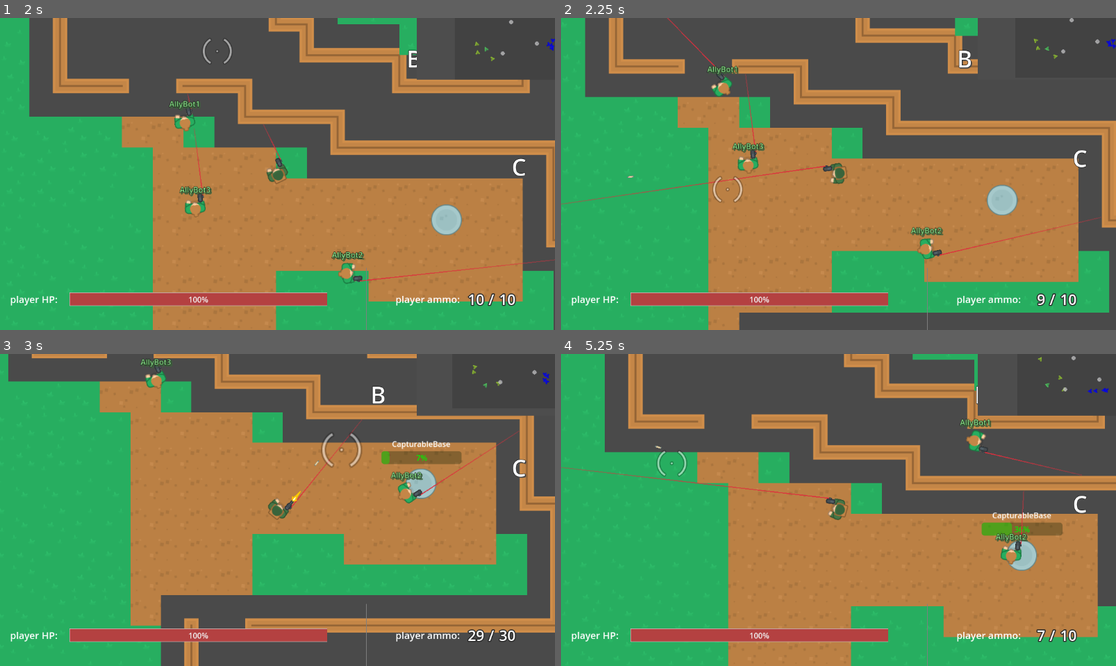
Above: before the commit, frames 1-4 (two rows, left to right).
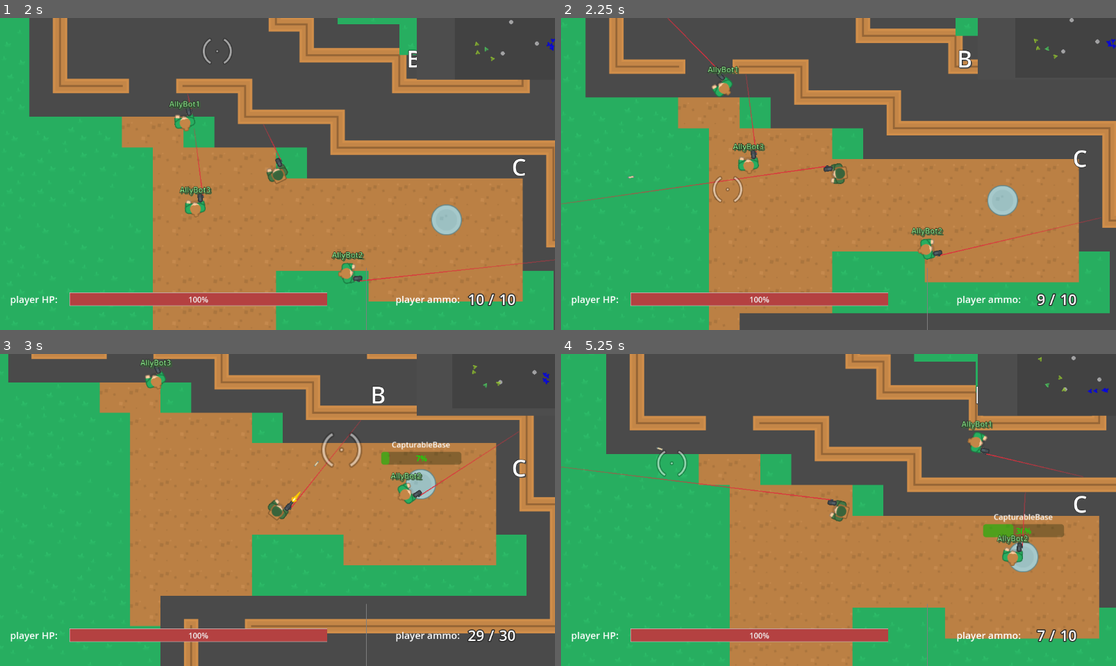
Above: after the commit, the same moments.

Repository: ZeromaXHe/MyGitRepository
Game: Godot game, scene res://scenes/main_menu_screen.tscn
Same seed, same stepped clock (60 frames per second), same inputs: the game is played once before the commit and once after it.
Inputs (mouse positions are in pixels of both pictures, inside the frame that each line leads up to):
- Up to frame 1 (2 s): click "Play" at 0.5 s; tap Enter at 1.25 s; move the mouse to (216, 52) at 1.27 s; press the mouse at (216, 52) at 1.28 s; hold D (right) from 1.28 s (still down)
- Up to frame 2 (2.25 s): move the mouse to (727, 189) at 2.02 s; release D (right) at 2.03 s; release the mouse at (727, 189) at 2.03 s; hold S (down) from 2.03 s (still down); click (727, 189) at 2.1 s
- Up to frame 3 (3 s): move the mouse to (333, 441) at 2.77 s; release S (down) at 2.78 s; press the mouse at (333, 441) at 2.78 s; hold D (right) from 2.78 s (still down); tap 1 (weapon_1) at 2.85 s
- Up to frame 4 (5.25 s): move the mouse to (810, 572) at 3.52 s; release D (right) at 3.53 s; release the mouse at (810, 572) at 3.53 s; hold W (up) 3.53-4.28 s; tap 2 (weapon_2) at 3.6 s; click (810, 572) at 3.8 s; move the mouse to (1005, 556) at 4.27 s; press the mouse at (1005, 556) at 4.28 s; hold A (left) from 4.28 s (still down); tap R (reload) at 4.9 s; move the mouse to (672, 463) at 5.02 s; release the mouse at (672, 463) at 5.03 s; click (672, 463) at 5.1 s

Frame 1 is identical in both runs. In frame 2, 2.3% of the frame differs, in the area x 0-100%, y 0-100%; in frame 3, 2.7%; in frame 4, 6.7%.

Commit message:
refactor(GodotDemo): GodotProjects 俯视角射击游戏 - main 场景和代码使用中介者模式以及依赖倒置重构；顺便修复 AI 占点后不继续前进的 bug

Diff:
--- a/GodotDemo/GodotProjects/project.godot
+++ b/GodotDemo/GodotProjects/project.godot
@@ -18,6 +18,7 @@
 [autoload]
 
 GlobalSignals="*res://scripts/global_signals.gd"
+GlobalMediator="*res://scripts/global_mediator.gd"
 
 [input]
 
--- a/GodotDemo/GodotProjects/scenes/gui.tscn
+++ b/GodotDemo/GodotProjects/scenes/gui.tscn
@@ -114,7 +114,7 @@
 
 [node name="SubViewport" type="SubViewport" parent="Rows/TopRow/SubViewportContainer"]
 handle_input_locally = false
-size = Vector2i(2, 2)
+size = Vector2i(287, 128)
 render_target_update_mode = 4
 
 [node name="MiniMap" parent="Rows/TopRow/SubViewportContainer/SubViewport" instance=ExtResource("3_q2fbp")]
--- a/GodotDemo/GodotProjects/scenes/main.tscn
+++ b/GodotDemo/GodotProjects/scenes/main.tscn
@@ -1,8 +1,9 @@
-[gd_scene load_steps=66 format=3 uid="uid://d3gcnkeh4l36e"]
+[gd_scene load_steps=67 format=3 uid="uid://d3gcnkeh4l36e"]
 
 [ext_resource type="Script" path="res://scripts/main.gd" id="1_2etsu"]
 [ext_resource type="Script" path="res://scripts/capturable_base_manager.gd" id="2_2c81g"]
 [ext_resource type="Script" path="res://scripts/bullet_manager.gd" id="3_fdg2q"]
+[ext_resource type="Script" path="res://scripts/particle_manager.gd" id="3_wynpc"]
 [ext_resource type="PackedScene" uid="uid://prnpx64ldh62" path="res://scenes/enemy.tscn" id="4_eaets"]
 [ext_resource type="PackedScene" uid="uid://x7hj3iuxjcjm" path="res://scenes/ally.tscn" id="5_gi44o"]
 [ext_resource type="PackedScene" uid="uid://ejyelg0drrkc" path="res://scenes/map_ai.tscn" id="6_sp66p"]
@@ -937,7 +938,8 @@
 format = 2
 layer_0/tile_data = PackedInt32Array(-196617, 1048576, 4, -131081, 851968, 6, -65545, 851968, 6, -9, 851968, 6, 65527,  …(22163 unchanged characters)…
 
-[node name="Particles" type="Node2D" parent="."]
+[node name="ParticleManager" type="Node2D" parent="."]
+script = ExtResource("3_wynpc")
 
 [node name="CapturableBaseManager" type="Node2D" parent="."]
 script = ExtResource("2_2c81g")
@@ -957,65 +959,60 @@
 [node name="BulletManager" type="Node2D" parent="."]
 script = ExtResource("3_fdg2q")
 
-[node name="AllyMapAI" parent="." instance=ExtResource("6_sp66p")]
+[node name="AllyTeamManager" parent="." instance=ExtResource("6_sp66p")]
 team_side = 1
 unit_scene = ExtResource("5_gi44o")
 
-[node name="EnemyMapAI" parent="." instance=ExtResource("6_sp66p")]
+[node name="RespawnManager" type="Node2D" parent="AllyTeamManager"]
+position = Vector2(-179, 553)
+
+[node name="AllyRespawnPoint1" type="Node2D" parent="AllyTeamManager/RespawnManager"]
+position = Vector2(-84, -176)
+
+[node name="AllyRespawnPoint2" type="Node2D" parent="AllyTeamManager/RespawnManager"]
+position = Vector2(-82, -53)
+
+[node name="AllyRespawnPoint3" type="Node2D" parent="AllyTeamManager/RespawnManager"]
+position = Vector2(-79, 58)
+
+[node name="AllyRespawnPoint4" type="Node2D" parent="AllyTeamManager/RespawnManager"]
+position = Vector2(-81, 170)
+
+[node name="EnemyTeamManager" parent="." instance=ExtResource("6_sp66p")]
 team_side = 2
 unit_scene = ExtResource("4_eaets")
 
-[node name="AllyRespawnPoints" type="Node2D" parent="."]
-position = Vector2(-179, 553)
-
-[node name="AllyRespawnPoint1" type="Node2D" parent="AllyRespawnPoints"]
-position = Vector2(-84, -176)
-
-[node name="AllyRespawnPoint2" type="Node2D" parent="AllyRespawnPoints"]
-position = Vector2(-82, -53)
-
-[node name="AllyRespawnPoint3" type="Node2D" parent="AllyRespawnPoints"]
-position = Vector2(-79, 58)
-
-[node name="AllyRespawnPoint4" type="Node2D" parent="AllyRespawnPoints"]
-position = Vector2(-81, 170)
-
-[node name="EnemyRespawnPoints" type="Node2D" parent="."]
+[node name="RespawnManager" type="Node2D" parent="EnemyTeamManager"]
 position = Vector2(1342, 257)
 
-[node name="EnemyRespawnPoint1" type="Node2D" parent="EnemyRespawnPoints"]
+[node name="EnemyRespawnPoint1" type="Node2D" parent="EnemyTeamManager/RespawnManager"]
 position = Vector2(70, -206)
 
-[node name="EnemyRespawnPoint2" type="Node2D" parent="EnemyRespawnPoints"]
+[node name="EnemyRespawnPoint2" type="Node2D" parent="EnemyTeamManager/RespawnManager"]
 position = Vector2(71, -71)
 
-[node name="EnemyRespawnPoint3" type="Node2D" parent="EnemyRespawnPoints"]
+[node name="EnemyRespawnPoint3" type="Node2D" parent="EnemyTeamManager/RespawnManager"]
 position = Vector2(78, 49)
 
-[node name="EnemyRespawnPoint4" type="Node2D" parent="EnemyRespawnPoints"]
+[node name="EnemyRespawnPoint4" type="Node2D" parent="EnemyTeamManager/RespawnManager"]
 position = Vector2(77, 178)
 
-[node name="GUIManager" type="Control" parent="."]
+[node name="NameLabelsManager" type="Control" parent="."]
 layout_mode = 3
 anchors_preset = 0
 offset_right = 40.0
 offset_bottom = 40.0
-
-[node name="NameLabelsManager" type="Control" parent="GUIManager"]
-anchors_preset = 0
-offset_right = 40.0
-offset_bottom = 40.0
 script = ExtResource("9_06alu")
 
 [node name="GUI" parent="." instance=ExtResource("10_gh2ev")]
 
-[node name="Camera" type="Node2D" parent="."]
+[node name="CameraManager" type="Node2D" parent="."]
 script = ExtResource("11_ijrao")
 
-[node name="CameraShakeTimer" type="Timer" parent="Camera"]
+[node name="CameraShakeTimer" type="Timer" parent="CameraManager"]
 wait_time = 0.2
 one_shot = true
 
-[node name="Camera2D" type="Camera2D" parent="Camera"]
-
-[connection signal="timeout" from="Camera/CameraShakeTimer" to="Camera" method="_on_camera_shake_timer_timeout"]
+[node name="Camera2D" type="Camera2D" parent="CameraManager"]
+
+[connection signal="timeout" from="CameraManager/CameraShakeTimer" to="CameraManager" method="_on_camera_shake_timer_timeout"]
--- a/GodotDemo/GodotProjects/scenes/map_ai.tscn
+++ b/GodotDemo/GodotProjects/scenes/map_ai.tscn
@@ -1,12 +1,9 @@
-[gd_scene load_steps=3 format=3 uid="uid://ejyelg0drrkc"]
+[gd_scene load_steps=2 format=3 uid="uid://ejyelg0drrkc"]
 
-[ext_resource type="Script" path="res://scripts/map_ai.gd" id="1_f7qel"]
-[ext_resource type="PackedScene" uid="uid://iesf8n20ul1b" path="res://scenes/team.tscn" id="2_6n0g7"]
+[ext_resource type="Script" path="res://scripts/team_manager.gd" id="1_npx2t"]
 
 [node name="MapAI" type="Node2D"]
-script = ExtResource("1_f7qel")
-
-[node name="Team" parent="." instance=ExtResource("2_6n0g7")]
+script = ExtResource("1_npx2t")
 
 [node name="UnitContainer" type="Node2D" parent="."]
 
--- a/GodotDemo/GodotProjects/scripts/actor.gd
+++ b/GodotDemo/GodotProjects/scripts/actor.gd
@@ -40,10 +40,6 @@
 	# 重置血量和弹药
 	health.hp = health.max_health
 	weapon_manager.reset_to_max_ammo()
-
-
-func set_unit_bases(capturable_bases: Array):
-	ai.init_bases(capturable_bases)
 
 
 func set_name_label_node2d(name_label_node2d: Node2D):
--- a/GodotDemo/GodotProjects/scripts/ai.gd
+++ b/GodotDemo/GodotProjects/scripts/ai.gd
@@ -25,7 +25,6 @@
 var origin: Vector2 = Vector2.ZERO
 
 # 前进状态使用
-var bases: Array = []
 var advancing_base_idx: int = -1
 
 
@@ -34,7 +33,7 @@
 	navigation_agent.path_desired_distance = 5.0
 	navigation_agent.target_desired_distance = 10.0
 	# 空闲时候调用，防止阻塞 _ready()
-	actor_setup.call_deferred()
+	navigation_setup.call_deferred()
 
 
 func _physics_process(_delta):
@@ -46,17 +45,13 @@
 		ai_state.control_actor(self)
 
 
-func actor_setup():
+func navigation_setup():
 	# 等待第一个物理帧，使得 NavigationServer 可以同步.
 	await get_tree().physics_frame
-
+	# 这时 actor 才不为空
 	navigation_agent.max_speed = actor.speed
 	# 现在导航地图不是空了，设置移动目标（初始化时先原地不动）
 	set_navigation_target(actor.global_position)
-
-
-func init_bases(new_bases: Array):
-	bases.append_array(new_bases)
 
 
 func set_navigation_target(navigation_target: Vector2):
@@ -83,21 +78,32 @@
 
 
 func handle_base_captured(base: CapturableBase):
+	if actor.health.hp == 0:
+		return
+
+	# 如果 AI 正在巡逻（现在逻辑里其实就是之前在占点），且点位已经被友军占领，继续前进
+	if ai_state == AI_STATE_PATROL \
+			and get_bases()[advancing_base_idx].team.side == actor.team.side:
+		set_ai_state(AI_STATE_ADVANCE)
 	# 如果 AI 当前正在前往的基地已经被友方占领，选择一个新的基地作为目标
-	if actor.health.hp > 0 and ai_state == AI_STATE_ADVANCE \
-			and bases[advancing_base_idx] == base \
+	elif ai_state == AI_STATE_ADVANCE and get_bases()[advancing_base_idx] == base \
 			and base.team.side == actor.team.side:
 		choose_new_advancing_base()
 
 
+func get_bases() -> Array:
+	return GlobalMediator.capturable_base_manager.capturable_bases
+
+
 func choose_new_advancing_base():
-	var target_bases = bases.filter(func(b): return b.team.side != actor.team.side)
+	var target_bases = get_bases().filter(func(b): return b.team.side != actor.team.side)
 #	print(actor.name, " choose advance, bases: ", bases.size(), " target_bases: ", target_bases.size())
 	# 没有可供占领的基地了，开始巡逻
 	if target_bases.size() == 0:
 		set_ai_state(AI_STATE_PATROL)
 	else:
 		# 按距离排序
+		# TODO: 之后估计需要改成按实际导航距离来排序
 		target_bases.sort_custom(func(a, b): actor.global_position.distance_to(a.global_position) < \
 				actor.global_position.distance_to(b.global_position))
 		# 默认找最近的基地作为目标
@@ -105,7 +111,7 @@
 		if target_bases.size() > 1 and randf_range(0, 1) < 0.3:
 			# 40% 的概率去其他基地点找点乐子
 			target_base = target_bases[randi_range(1, target_bases.size() - 1)]
-		advancing_base_idx = bases.find(target_base)
+		advancing_base_idx = get_bases().find(target_base)
 		# 防止第一次初始化的时候阻塞
 		advance_to.call_deferred(target_base.global_position)
 
--- a/GodotDemo/GodotProjects/scripts/ai_state/ai_state_idle.gd
+++ b/GodotDemo/GodotProjects/scripts/ai_state/ai_state_idle.gd
@@ -13,8 +13,8 @@
 	if ai.actor.health.hp == 0:
 		ai.set_ai_state(AI.AI_STATE_DEAD)
 		return true
-	# bases 初始化好就转为前进状态
-	if ai.bases.size() > 0:
+	# 初始化好就转为前进状态
+	if ai.is_node_ready():
 		ai.set_ai_state(AI.AI_STATE_ADVANCE)
 		return true
 	return false
--- a/GodotDemo/GodotProjects/scripts/camera.gd
+++ b/GodotDemo/GodotProjects/scripts/camera.gd
@@ -1,11 +1,16 @@
 extends Node2D
-class_name Camera
+class_name CameraManager
 
 @onready var camera_shake_timer: Timer = $CameraShakeTimer
 @onready var camera: Camera2D = $Camera2D
 
 var camera_shaking = false
 var shake_intensity = 0
+
+
+func _ready() -> void:
+	GlobalMediator.camera_manager = self
+
 
 func _process(delta: float) -> void:
 	camera.zoom = lerp(camera.zoom, Vector2(1, 1), 0.3)
--- a/GodotDemo/GodotProjects/scripts/capturable_base_manager.gd
+++ b/GodotDemo/GodotProjects/scripts/capturable_base_manager.gd
@@ -12,6 +12,8 @@
 	capturable_bases = get_children()
 	for base in capturable_bases:
 		(base as CapturableBase).base_captured.connect(handle_base_captured)
+
+	GlobalMediator.capturable_base_manager = self
 
 
 func handle_base_captured(_input_base: CapturableBase):
--- /dev/null
+++ b/GodotDemo/GodotProjects/scripts/global_mediator.gd
@@ -0,0 +1,6 @@
+extends Node
+
+# Godot 没有类似 Spring 的依赖倒置框架，勉强用全局变量来方便获取核心组件
+var capturable_base_manager: CapturableBaseManager
+var camera_manager: CameraManager
+var gui: GUI
--- a/GodotDemo/GodotProjects/scripts/gui.gd
+++ b/GodotDemo/GodotProjects/scripts/gui.gd
@@ -23,12 +23,16 @@
 
 
 func _ready() -> void:
+	GlobalMediator.gui = self
 	# 清空 KillInfo 的内容
 	kill_info.text = ""
 	GlobalSignals.actor_killed.connect(handle_actor_killed)
 	hp_bar.value = 100
 	hit_mark.hide()
 	aim_mark.show()
+
+	# 基地方位标签相关绑定
+	bind_bases()
 
 
 func _process(_delta: float) -> void:
@@ -53,6 +57,7 @@
 
 
 func handle_unit_spawned(actor: Actor):
+	# 小地图创建角色图标
 	mini_map.create_actor_icon(actor)
 
 
@@ -90,9 +95,9 @@
 		return window_size / 2 + player_to_base_dir / abs(player_to_base_dir.y) * (window_size.y / 2 - 50)
 
 
-func bind_bases(bases: Array):
+func bind_bases():
 	# TODO: 目前绑定的代码写得太死了。先实现功能，之后优化
-	for base in bases:
+	for base in GlobalMediator.capturable_base_manager.capturable_bases:
 		var cap_base = base as CapturableBase
 		match (cap_base.point_code):
 			"A":
--- a/GodotDemo/GodotProjects/scripts/main.gd
+++ b/GodotDemo/GodotProjects/scripts/main.gd
@@ -3,18 +3,16 @@
 
 const game_over_scene: PackedScene = preload("res://scenes/game_over_screen.tscn")
 const pause_scene: PackedScene = preload("res://scenes/pause_screen.tscn")
-const blood_scene: PackedScene = preload("res://scenes/blood.tscn")
-const spark_scene: PackedScene = preload("res://scenes/spark.tscn")
 
 @onready var capturable_base_manager: CapturableBaseManager = $CapturableBaseManager
-@onready var ally_ai: MapAI = $AllyMapAI
-@onready var enemy_ai: MapAI = $EnemyMapAI
+@onready var ally_team_manager: TeamManager = $AllyTeamManager
+@onready var enemy_team_manager: TeamManager = $EnemyTeamManager
 @onready var bullet_manager: BulletManager = $BulletManager
-@onready var camera: Camera = $Camera
-@onready var name_labels_manager: NameLabelsManager = $GUIManager/NameLabelsManager
+@onready var camera_manager: CameraManager = $CameraManager
 @onready var gui: GUI = $GUI
 @onready var ground: TileMap = $Ground
-@onready var particles: Node2D = $Particles
+@onready var particle_manager: ParticleManager = $ParticleManager
+@onready var name_labels_manager: NameLabelsManager = $NameLabelsManager
 
 
 func _ready():
@@ -25,69 +23,46 @@
 
 	GlobalSignals.bullet_fired.connect(handle_bullet_fired)
 	GlobalSignals.bullet_hit_actor.connect(handle_bullet_hit_actor)
-	GlobalSignals.bullet_hit_something.connect(handle_bullet_hit_something)
+	GlobalSignals.bullet_hit_something.connect(particle_manager.handle_bullet_hit_something)
 
-	var ally_respawns = $AllyRespawnPoints
-	var enemy_respawns = $EnemyRespawnPoints
-
-	var bases = capturable_base_manager.get_capturable_bases()
 	capturable_base_manager.player_captured_all_bases.connect(handle_player_win)
 	capturable_base_manager.player_lost_all_bases.connect(handle_player_lose)
 
 	# 初始化地图 AI
-	ally_ai.unit_spawned.connect(handle_unit_spawned)
-	ally_ai.player_inited.connect(handle_player_inited)
-	enemy_ai.unit_spawned.connect(handle_unit_spawned)
-	ally_ai.initialize(bases, ally_respawns.get_children())
-	enemy_ai.initialize(bases, enemy_respawns.get_children())
+	ally_team_manager.unit_spawned.connect(handle_unit_spawned)
+	ally_team_manager.player_inited.connect(handle_player_inited)
+	enemy_team_manager.unit_spawned.connect(handle_unit_spawned)
 
-	# 绑定 GUI 上的基地信息
-	gui.bind_bases(bases)
+	ally_team_manager.init_units()
+	enemy_team_manager.init_units()
 
 
 func handle_unit_spawned(actor: Actor):
+	gui.handle_unit_spawned(actor)
 	# 生成名字标签
 	name_labels_manager.handle_unit_spawned(actor)
-	# 生成小地图角色图标
-	gui.handle_unit_spawned(actor)
 
 
 func handle_bullet_fired(bullet: Bullet):
 	bullet_manager.handle_bullet_spawned(bullet)
 	# 玩家开枪时震动镜头
 	if bullet.shooter.is_player():
-		camera.shake_camera(30)
+		camera_manager.shake_camera(30)
 		gui.player_fired()
 
 
 func handle_bullet_hit_actor(actor: Actor, shooter: Actor, bullet_global_rotation: float, bullet_global_position: Vector2):
-	# 击中角色时产生流血效果
-	var blood = blood_scene.instantiate()
-	blood.global_position = bullet_global_position
-	blood.global_rotation = bullet_global_rotation
-	# TODO: 后续使用对象池优化
-	particles.add_child(blood)
-
+	particle_manager.handle_bullet_hit_actor(actor, shooter, bullet_global_rotation, bullet_global_position)
 	# 玩家受击时震动镜头
 	if actor.is_player():
-		camera.shake_camera(120)
-
+		camera_manager.shake_camera(120)
 	# 玩家命中敌人，显示击中标志
 	if shooter.is_player():
 		gui.show_player_hit_mark(false)
 
 
-func handle_bullet_hit_something(global_rotation: float, global_position: Vector2):
-	# 击中其他物品时产生弹片火花效果
-	var spark = spark_scene.instantiate()
-	spark.global_position = global_position
-	spark.global_rotation = global_rotation
-	# TODO: 后续使用对象池优化
-	particles.add_child(spark)
-
-
 func handle_player_inited(player_instance: Player):
-	player_instance.set_camera_transform(camera.get_path())
+	player_instance.set_camera_transform(camera_manager.get_path())
 	gui.set_player(player_instance)
 
 
@@ -101,7 +76,8 @@
 
 func game_over(win: bool):
 	# 释放没播放完的粒子效果
-	particles.queue_free()
+	particle_manager.clear()
+
 	var game_over: GameOverScreen = game_over_scene.instantiate() as GameOverScreen
 	add_child(game_over)
 	game_over.set_title(win)
--- /dev/null
+++ b/GodotDemo/GodotProjects/scripts/particle_manager.gd
@@ -0,0 +1,29 @@
+extends Node2D
+class_name ParticleManager
+
+
+const blood_scene: PackedScene = preload("res://scenes/blood.tscn")
+const spark_scene: PackedScene = preload("res://scenes/spark.tscn")
+
+
+func handle_bullet_hit_actor(actor: Actor, shooter: Actor, bullet_global_rotation: float, bullet_global_position: Vector2):
+	# 击中角色时产生流血效果
+	var blood = blood_scene.instantiate()
+	blood.global_position = bullet_global_position
+	blood.global_rotation = bullet_global_rotation
+	# TODO: 后续使用对象池优化
+	add_child(blood)
+
+
+func handle_bullet_hit_something(global_rotation: float, global_position: Vector2):
+	# 击中其他物品时产生弹片火花效果
+	var spark = spark_scene.instantiate()
+	spark.global_position = global_position
+	spark.global_rotation = global_rotation
+	# TODO: 后续使用对象池优化
+	add_child(spark)
+
+
+func clear():
+	for child in get_children():
+		child.queue_free()
--- a/GodotDemo/GodotProjects/scripts/map_ai.gd
+++ b/GodotDemo/GodotProjects/scripts/team_manager.gd
@@ -1,5 +1,5 @@
 extends Node2D
-class_name MapAI
+class_name TeamManager
 
 
 signal unit_spawned(actor: Actor)
@@ -9,38 +9,34 @@
 
 @export var team_side: Team.Side
 @export var unit_scene: PackedScene = null
-@export var max_units_alive: int = 4
 
-@onready var team: Team = $Team
 @onready var unit_container = $UnitContainer
 @onready var respawn_timer: Timer = $RespawnTimer
+@onready var respawn_manager: Node2D = $RespawnManager
 
-var capturable_bases: Array = []
-var respawn_points: Array = []
 var respawn_idx: int = 0
 var respawn_queue: Array[Actor] = []
 var actor_map: Dictionary = {}
 
-func initialize(capturable_bases: Array, respawn_points: Array):
+func _ready() -> void:
 	GlobalSignals.actor_killed.connect(handle_actor_killed)
 
-	if capturable_bases.size() == 0 or respawn_points.size() == 0 or unit_scene == null:
-		push_error("forgot to properly initialize map AI")
+	if unit_scene == null:
+		push_error("forgot to properly initialize team manager")
 		return
-	team.side = team_side
 
-	self.respawn_points = respawn_points
-	self.capturable_bases = capturable_bases
+	for base in GlobalMediator.capturable_base_manager.capturable_bases:
+		(base as CapturableBase).base_captured.connect(handle_base_captured)
+
+
+func init_units() -> void:
 	# 初始化单位
-	for i in range(respawn_points.size()):
+	for i in range(respawn_manager.get_children().size()):
 		# 我方单位的第一个重生点生成玩家
 		if i == 0 && team_side == Team.Side.PLAYER:
 			init_player()
 		else:
 			init_ai_unit()
-
-	for base in capturable_bases:
-		(base as CapturableBase).base_captured.connect(handle_base_captured)
 
 
 func init_player():
@@ -54,12 +50,9 @@
 
 func init_ai_unit():
 	var unit_instance = unit_scene.instantiate() as Actor
-	unit_instance.name = get_actor_name_prefix(team.side) + "Bot" + str(respawn_idx)
+	unit_instance.name = get_actor_name_prefix(team_side) + "Bot" + str(respawn_idx)
 	actor_map[unit_instance] = respawn_idx
 	respawn_unit(unit_instance)
-	# TODO: 现在这个初始化逻辑乱得跟坨什么样的，得看下 Godot 的类型生命周期考虑一下如何重构
-	# 目前 respawn_unit 的时候 ai 设置前进状态会失败(还没有 bases)，靠这里配置 bases 的时候再触发一次
-	unit_instance.set_unit_bases(capturable_bases)
 
 
 func get_actor_name_prefix(side: Team.Side) -> String:
@@ -97,9 +90,9 @@
 
 func respawn_unit(unit_instance: Actor):
 	unit_container.add_child(unit_instance)
-	unit_instance.respawn(respawn_points[respawn_idx])
+	unit_instance.respawn(respawn_manager.get_children()[respawn_idx])
 	unit_spawned.emit(unit_instance)
 
 	# FIXME: 现在不会校验重生点是否有单位没走开
 	respawn_idx += 1
-	respawn_idx %= respawn_points.size()
+	respawn_idx %= respawn_manager.get_children().size()
